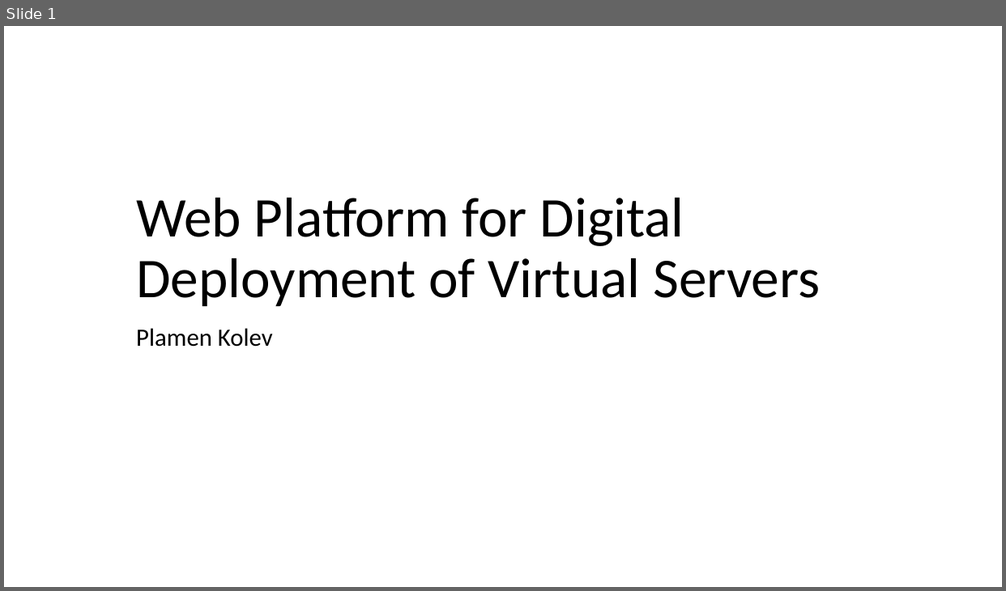
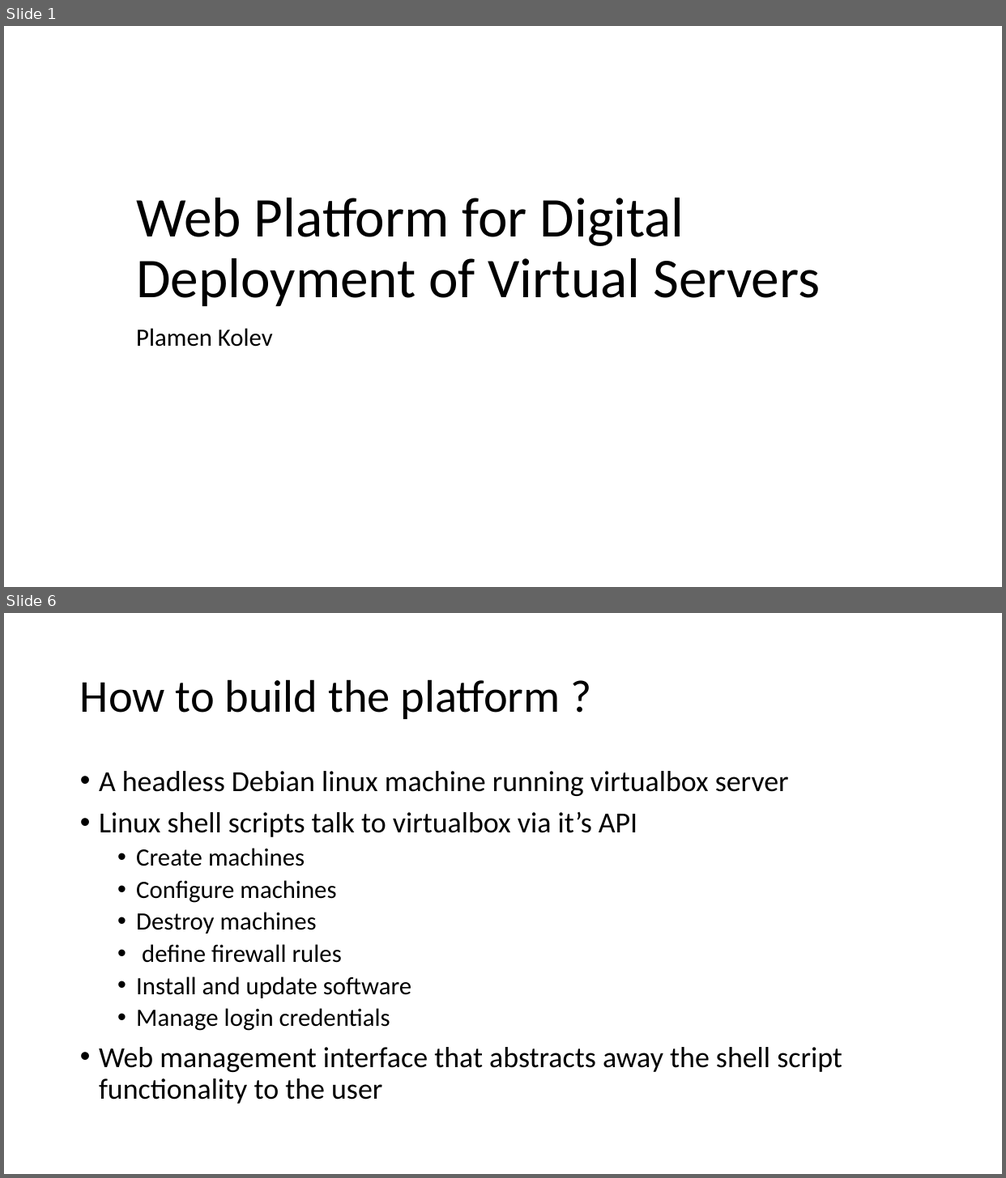
Before and after one commit to plamen-kolev/Software-Engineer-Dissertation, a slide deck: presentation.pptx. Shown one above the other, each under a label of ours: slide 1 before the commit, slides 1 and 6 after it; the slides between them are not shown. The pictures are 1006x591 and 1006x1178 pixels, drawn with LibreOffice and Linux fonts; fonts in the diff are those of the drawing. Boxes give left, top, right and bottom in pixels: in the first picture for what was removed or moved away, otherwise in the second. Text is boxed around its words. In the diff, an @@ line names an element or a change of style, - is before the commit and + after.

```diff
--- a/presentation.pptx
+++ b/presentation.pptx
@@ slide 6 added at [4,613,1002,1174], background #FFFFFF @@
@@ title added at [80,679,560,719], 44 pt, text #000000 @@
+How to build the platform ?
@@ text added at [99,771,842,1104], 28 pt, text #000000 @@
+• A headless Debian linux machine running virtualbox server
+• Linux shell scripts talk to virtualbox via it’s API
+  • Create machines
+  • Configure machines
+  • Destroy machines
+  • define firewall rules
+  • Install and update software
+  • Manage login credentials
+• Web management interface that abstracts away the shell script functionality to the user
```
Also in this commit, not shown: 2 slides changed, 4 other slides added, 1 slide removed, 4 other files.
